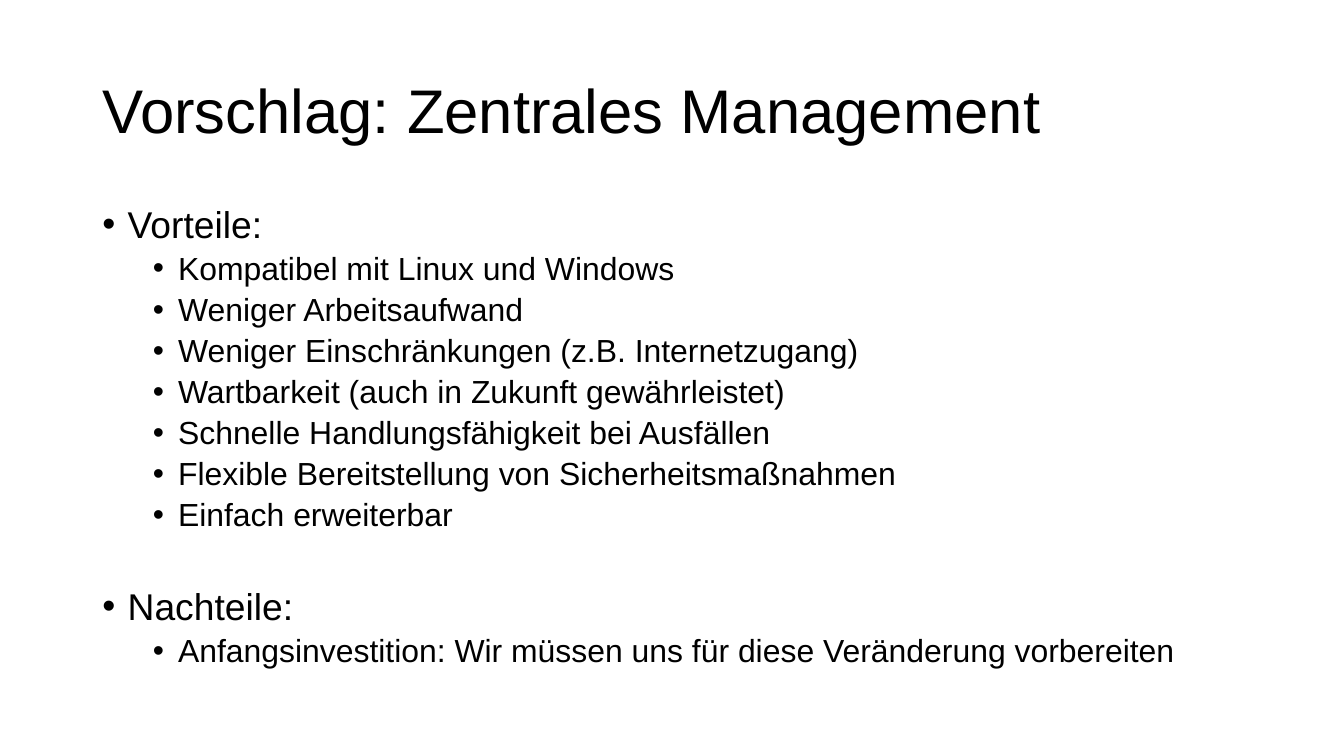
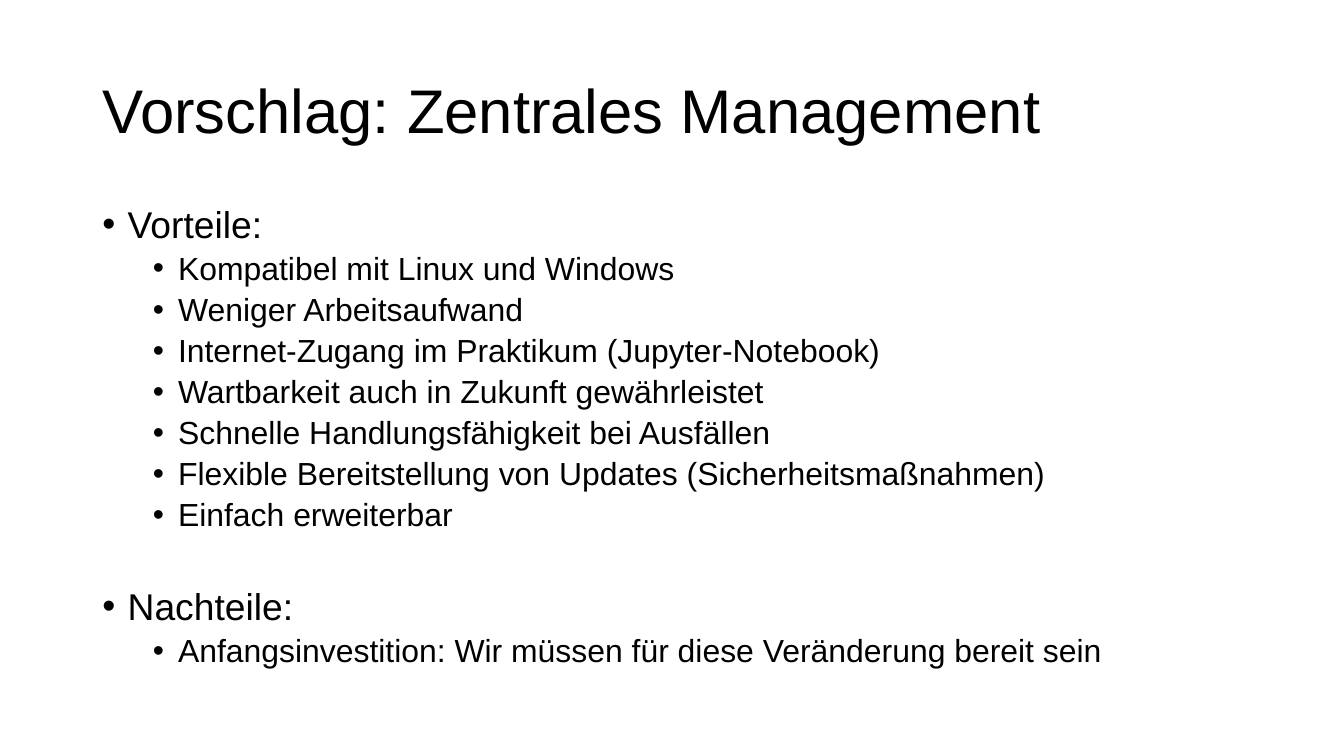
Before and after one commit to MitchiLaser/Pantheon, a slide deck: slide 4 of Roadmap/slides.pptx (slide 3 before the commit). Drawn at 1344x756 pixels with LibreOffice and Linux fonts; fonts in the diff are those of the drawing. Boxes give left, top, right and bottom in pixels: in the first picture for what was removed or moved away, otherwise in the second. Text is boxed around its words. In the diff, an @@ line names an element or a change of style, - is before the commit and + after.

```diff
--- a/Roadmap/slides.pptx
+++ b/Roadmap/slides.pptx
@@ text at <box>178,339,880,410</box>: text changed @@
-  • Weniger Einschränkungen (z.B. Internetzugang)
-  • Wartbarkeit (auch in Zukunft gewährleistet)
+  • Internet-Zugang im Praktikum (Jupyter-Notebook)
+  • Wartbarkeit auch in Zukunft gewährleistet
@@ text at <box>178,462,1045,492</box>: text changed @@
-  • Flexible Bereitstellung von Sicherheitsmaßnahmen
+  • Flexible Bereitstellung von Updates (Sicherheitsmaßnahmen)
@@ text at <box>178,639,1102,669</box>: text changed @@
-  • Anfangsinvestition: Wir müssen uns für diese Veränderung vorbereiten
+  • Anfangsinvestition: Wir müssen für diese Veränderung bereit sein
```
Also in this commit, not shown: 5 other slides changed, 2 slides added, 3 other files.
